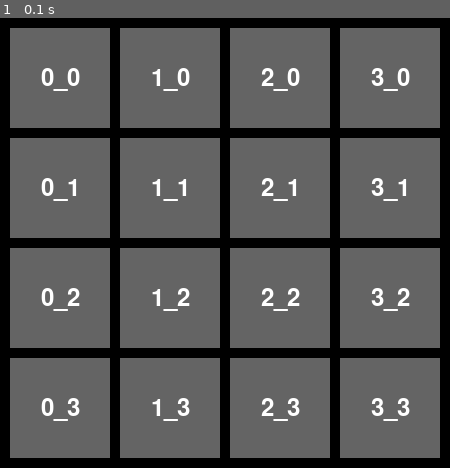
Above: before the commit, frame 1.
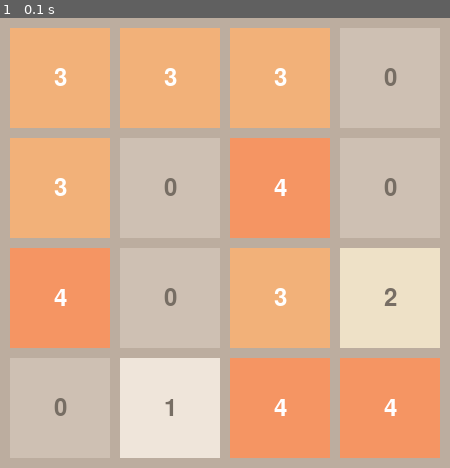
Above: after the commit, the same moment.

Repository: Smartitect/2048
Game: pygame game, started from py2048_pygame.py
Two runs of this game, one before a commit and one after it. Both use one fixed random seed, a clock stepped at 60 frames per second and the inputs below.
Inputs:
- Up to frame 1 (0.1 s): no input

The runs differ from the first frame. In frame 1, 100% of the frame differs, in the area x 0-100%, y 0-100%.

Commit message:
Got tiles initialising based on value.

Diff:
--- a/py2048_pygame.py
+++ b/py2048_pygame.py
@@ -1,5 +1,6 @@
 # Import the pygame module
 import pygame
+import random
 
 # Import pygame.locals for easier access to key coordinates
 # Updated to conform to flake8 and black standards
@@ -12,6 +13,19 @@
     KEYDOWN,
     QUIT,
 )
+
+# Colours
+TEXT_DARK = pygame.Color(119, 110, 100)
+TEXT_LIGHT = pygame.Color(255, 255, 255)
+BACKGROUND = pygame.Color(188, 173, 159)
+
+CELL_STYLES = {
+    0: {"font": TEXT_DARK, "fill": pygame.Color(206, 192, 179)},
+    1: {"font": TEXT_DARK, "fill": pygame.Color(239, 229, 218)},
+    2: {"font": TEXT_DARK, "fill": pygame.Color(238, 225, 199)},
+    3: {"font": TEXT_LIGHT, "fill": pygame.Color(242, 177, 121)},
+    4: {"font": TEXT_LIGHT, "fill": pygame.Color(245, 149, 99)}
+}
 
 # Initialize pygame
 pygame.init()
@@ -28,43 +42,64 @@
 # Create the screen object
 # The size is determined by the constant SCREEN_WIDTH and SCREEN_HEIGHT
 screen = pygame.display.set_mode((SCREEN_WIDTH, SCREEN_HEIGHT))
+screen.fill(BACKGROUND)
 
 # Variable to keep the main loop running
 running = True
+
+
+class Tile(pygame.sprite.Sprite):
+
+    def __init__(self, row, column, value=0):
+        super(Tile, self).__init__()
+        self.x_pos = BORDER_WIDTH + (row * (BORDER_WIDTH + TILE_SIZE))
+        self.y_pos = BORDER_WIDTH + (column * (BORDER_WIDTH + TILE_SIZE))
+        self.surface = pygame.Surface((TILE_SIZE, TILE_SIZE))
+        self.value = -1
+        self.update(value)
+
+    def update(self, value):
+        self.change_fill(value)
+        self.change_text(value)
+        self.value = value
+
+    def change_text(self, value):
+        text_colour = CELL_STYLES[value]["font"]
+        text_surface = FONT.render(str(value), True, text_colour, None)
+        text_rectangle = text_surface.get_rect(center=(TILE_SIZE/2, TILE_SIZE/2))
+        self.surface.blit(text_surface, text_rectangle)
+
+    def change_fill(self, value):
+        fill_colour = CELL_STYLES[value]["fill"]
+        self.surface.fill(fill_colour)
+
+all_tiles = pygame.sprite.Group()
 
 def initialise_tiles():
 
     tiles = []
 
     for row in range(0, NUMBER_OF_ROWS):
-
         row_of_tiles = []
-
         for column in range(0, NUMBER_OF_COLUMNS):
-
-            tile_surface = pygame.Surface((TILE_SIZE, TILE_SIZE))
-            tile_surface.fill((100, 100, 100))
-
-            initial_string = '{}_{}'.format(row, column)
-            tile_text = FONT.render(initial_string, True, (255, 255, 255), None)
-            text_rectangle = tile_text.get_rect(center=(TILE_SIZE/2, TILE_SIZE/2))
-            tile_surface.blit(tile_text, text_rectangle)
-
-            row_of_tiles.append(tile_surface)
-
+            tile = Tile(row, column, random.randint(0, 4))
+            row_of_tiles.append(tile)
+            all_tiles.add(tile)
         tiles.append(row_of_tiles)
-
     return tiles
 
-def draw_tiles(screen, tiles):
+def draw_tiles(screen):
+    for tile in all_tiles:
+        screen.blit(tile.surface, (tile.x_pos, tile.y_pos))
+
+def draw_tiles_old(screen, tiles):
     for row in range(0, NUMBER_OF_ROWS):
-        x_pos = BORDER_WIDTH + (row * (BORDER_WIDTH + TILE_SIZE))
         for column in range(0, NUMBER_OF_COLUMNS):
-            y_pos = BORDER_WIDTH + (column * (BORDER_WIDTH + TILE_SIZE))
-            screen.blit(tiles[row][column], (x_pos, y_pos))
+            tile = tiles[row][column]
+            screen.blit(tile.surface, (tile.x_pos, tile.y_pos))
 
 tiles = initialise_tiles()
-draw_tiles(screen, tiles)
+draw_tiles(screen)
 
 pygame.display.flip()
 
@@ -78,6 +113,7 @@
             if event.key == K_ESCAPE:
                 running = False
 
+
         # Did the user click the window close button? If so, stop the loop.
         elif event.type == QUIT:
             running = False
